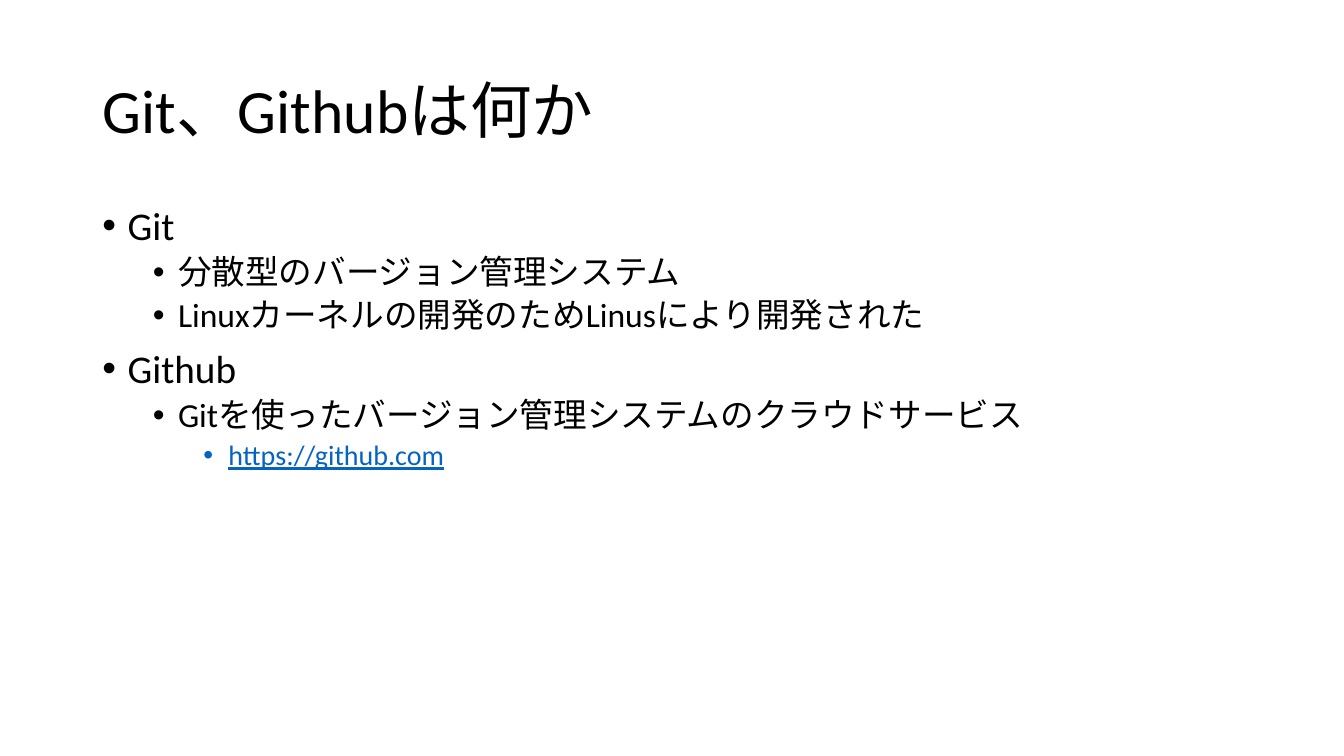
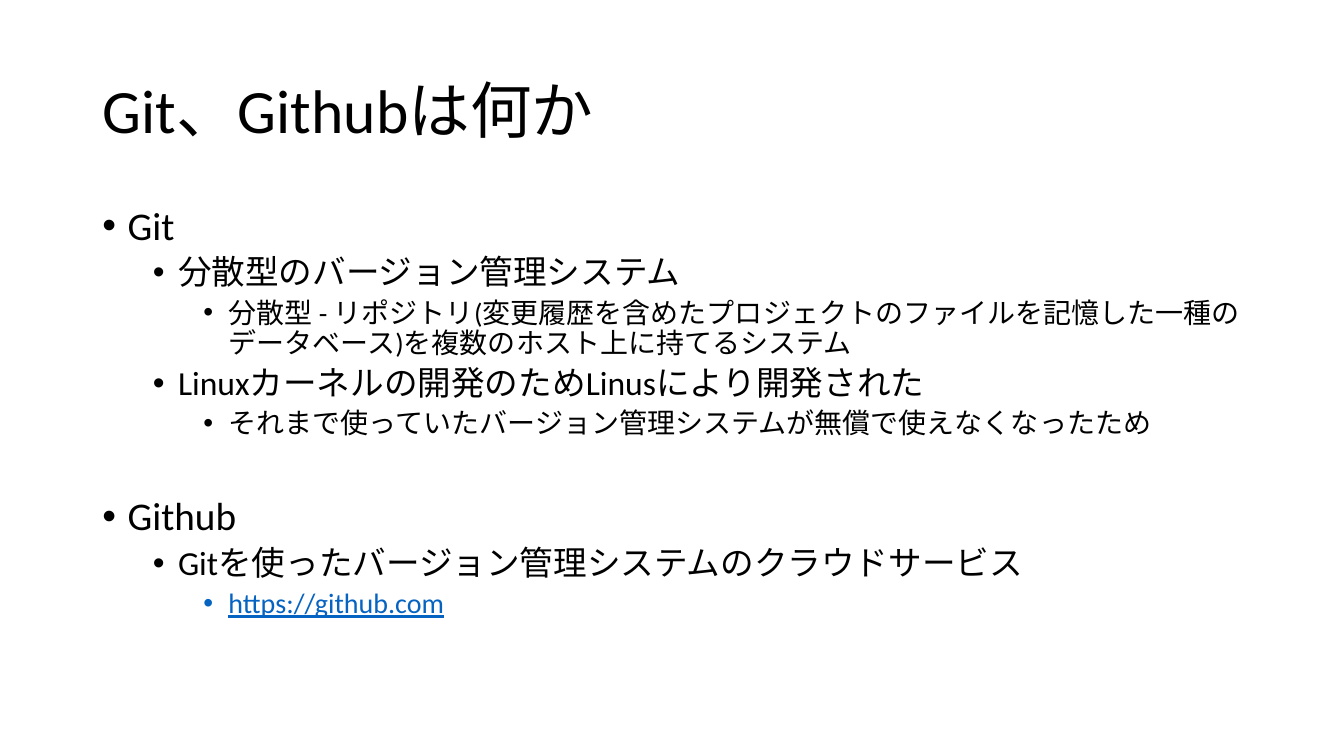
Before and after one commit to kunita18/githubdoc, a slide deck: slide 2 of ppt/GitHub.pptx. Drawn at 1344x756 pixels with LibreOffice and Linux fonts; fonts in the diff are those of the drawing. Boxes give left, top, right and bottom in pixels: in the first picture for what was removed or moved away, otherwise in the second. Text is boxed around its words. In the diff, an @@ line names an element or a change of style, - is before the commit and + after.

```diff
--- a/ppt/GitHub.pptx
+++ b/ppt/GitHub.pptx
@@ text at [228, 299, 1240, 357]: paragraph added @@
+    • 分散型 - リポジトリ(変更履歴を含めたプロジェクトのファイルを記憶した一種のデータベース)を複数のホスト上に持てるシステム
@@ text at [228, 409, 1151, 436]: paragraph added @@
+    • それまで使っていたバージョン管理システムが無償で使えなくなったため
```
Also in this commit, not shown: 2 other slides changed, 1 slide added.
